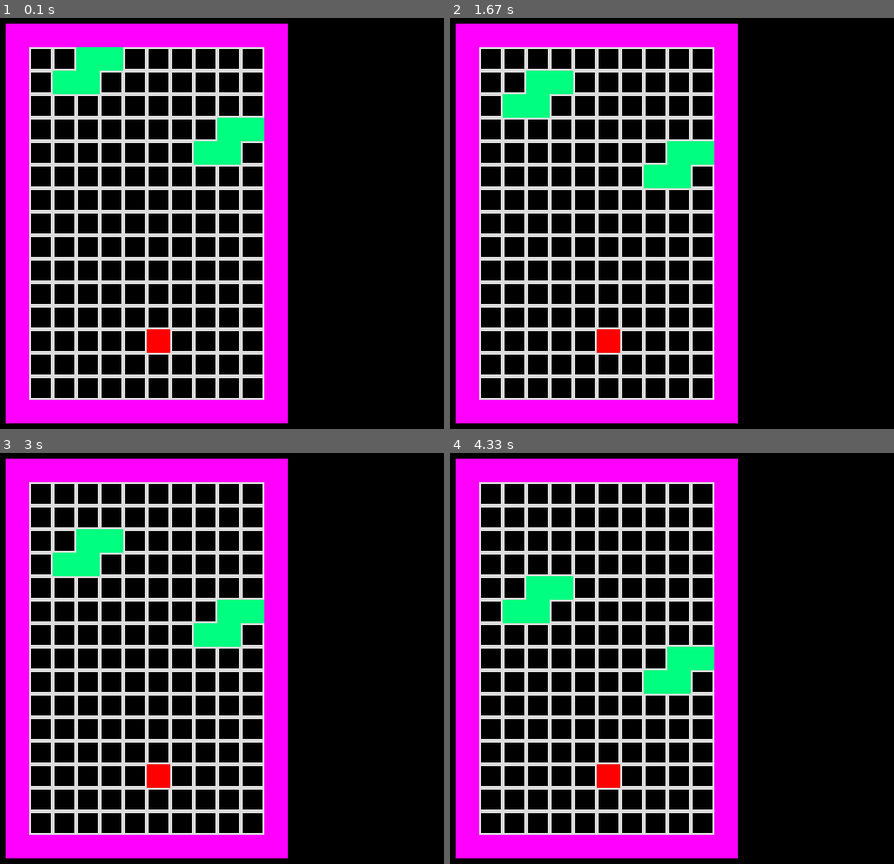
Above: before the commit, frames 1-4 (two rows, left to right).
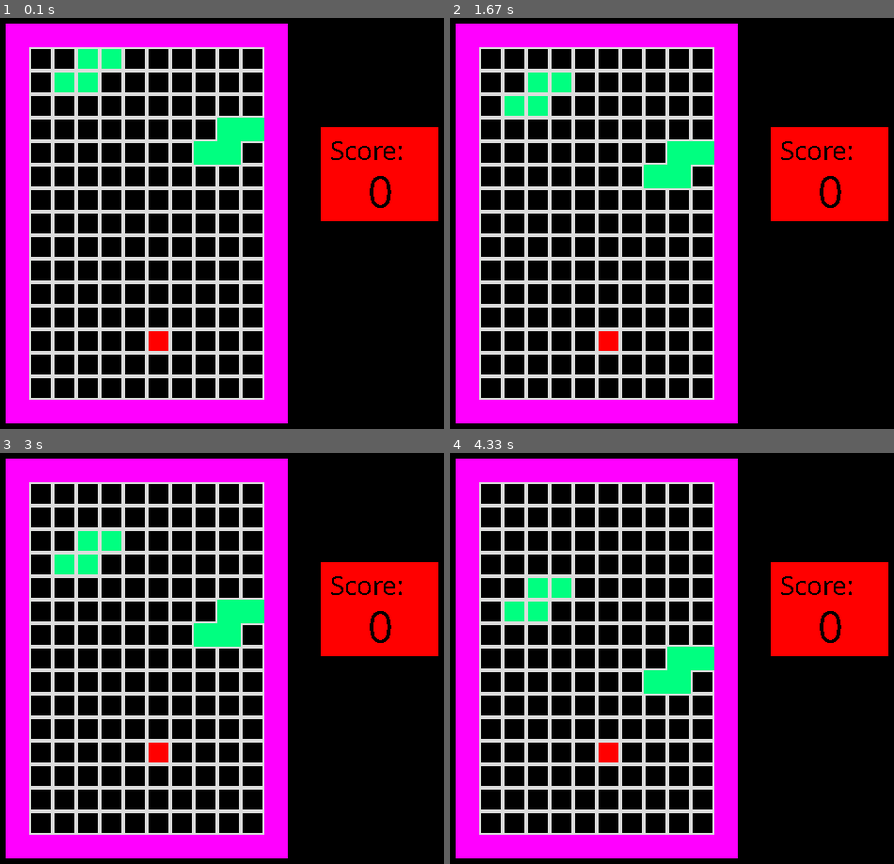
Above: after the commit, the same moments.

Repository: palomagarcia14/Tetris-Project
Game: pygame game, started from working1.py
The game is run twice, just before and just after one commit, with the same random seed, the same clock (stepped at 60 frames per second) and the same inputs.
Inputs:
- Up to frame 1 (0.1 s): no input
- Up to frame 2 (1.67 s): hold Up 0.83-1.3 s
- Up to frame 3 (3 s): no input
- Up to frame 4 (4.33 s): no input

The runs differ from the first frame. In frame 1, 6.2% of the frame differs, in the area x 11-99%, y 7-82%; in frame 2, 6.2%; in frame 3, 6.6%, in the area x 11-99%, y 18-82%; in frame 4, 6.6%.

Commit message:
Add files via upload

Diff:
--- a/working1.py
+++ b/working1.py
@@ -4,7 +4,7 @@
 import time
 import random
 
-
+gameDisplay = pg.display.set_mode((600, 600))
 SCREENSIZE = WIDTH, HEIGHT = 600, 600
 BLACK = (0, 0, 0)
 WHITE = (255,255,255)
@@ -89,7 +89,7 @@
     acolor = [0,255,128]
 canfalla = True
 
-
+current_score = 0
 
 def main():
     global canfall, s1,s2,s3,s4,scolor
@@ -99,12 +99,13 @@
     while True:
         checkEvents()
         _VARS['surf'].fill(BLACK)
-        drawGrid1()
         drawBounds()
         leftright()
         if canfall == True:
+            drawGrid1()
             squareFall()
         elif canfall == False:
+            drawGrid1()
             plist = [1, 2, 3 ,4,5]
             randi = random.choice(plist)
             if randi == 1: #square
@@ -143,8 +144,10 @@
             pg.draw.rect(_VARS['surf'], scolor, s4)
             canfall = True
         if canfalla == True:
+            drawGrid1()
             squareFalla()
         elif canfalla == False:
+            drawGrid1()
             alist = [1, 2, 3 ,4,5]
             randa = random.choice(alist)
             if randa == 1: #square
@@ -192,11 +195,19 @@
 #def sets():
 
 def drawGrid1():
+    global current_score
     for i in range(5, 20):
         for j in range(5, 15):
             pg.draw.rect(_VARS['surf'], color, pg.Rect(j*25, i*25,25,25), 2)
-
-    pg.draw.rect(_VARS['surf'], [255,0,0], lilguy)
+    pg.draw.rect(_VARS['surf'], (255, 0, 0), pg.Rect(435, 210, 125, 100))
+    pg.font.init()
+    my_font1 = pg.font.SysFont('Comic Sans MS', 50)
+    text_surface = my_font1.render(str(current_score), False, (0, 0, 0))
+    gameDisplay.blit(text_surface, (485,245))
+    my_font2 = pg.font.SysFont('Comic Sans MS', 30)
+    text_surface2 = my_font2.render('Score:', False, (0, 0, 0))
+    gameDisplay.blit(text_surface2, (445,215))
+
     pg.display.flip()
 
 def drawBounds():
@@ -205,10 +216,12 @@
     pg.draw.rect(_VARS['surf'], [255,0,255], b2)
     pg.draw.rect(_VARS['surf'], [255,0,255], b3)
     pg.draw.rect(_VARS['surf'], [255,0,255], b4)
+    pg.draw.rect(_VARS['surf'], [255,0,0], lilguy)
 
 
 def squareFall():
     global canfall, s1,s2,s3,s4,scolor
+    global current_score
 
 
     if s3.colliderect(b1) :
@@ -217,6 +230,7 @@
             pg.draw.rect(_VARS['surf'], scolor, s3)
             pg.draw.rect(_VARS['surf'], scolor, s4)
             canfall = False
+            current_score +=1
 
 
     else:
@@ -233,12 +247,14 @@
 
 def squareFalla():
     global canfalla, a1,a2,a3,a4,acolor
+    global current_score
     if a3.colliderect(b1):
             pg.draw.rect(_VARS['surf'], scolor, a1)
             pg.draw.rect(_VARS['surf'], scolor, a2)
             pg.draw.rect(_VARS['surf'], scolor, a3)
             pg.draw.rect(_VARS['surf'], scolor, a4)
             canfalla = False
+            current_score +=1
     else:
         d = [0, 25]
         a1.move_ip(d)
@@ -259,6 +275,12 @@
     if key_input[pg.K_RIGHT]:
         c = [step, 0]
         lilguy.move_ip(c)
+    if key_input[pg.K_UP]:
+        y = [0, -step]
+        lilguy.move_ip(y)
+    if key_input[pg.K_DOWN]:
+        z = [0, step]
+        lilguy.move_ip(z)
 
 def gameover():
     global canfalla, a1,a2,a3,a4
